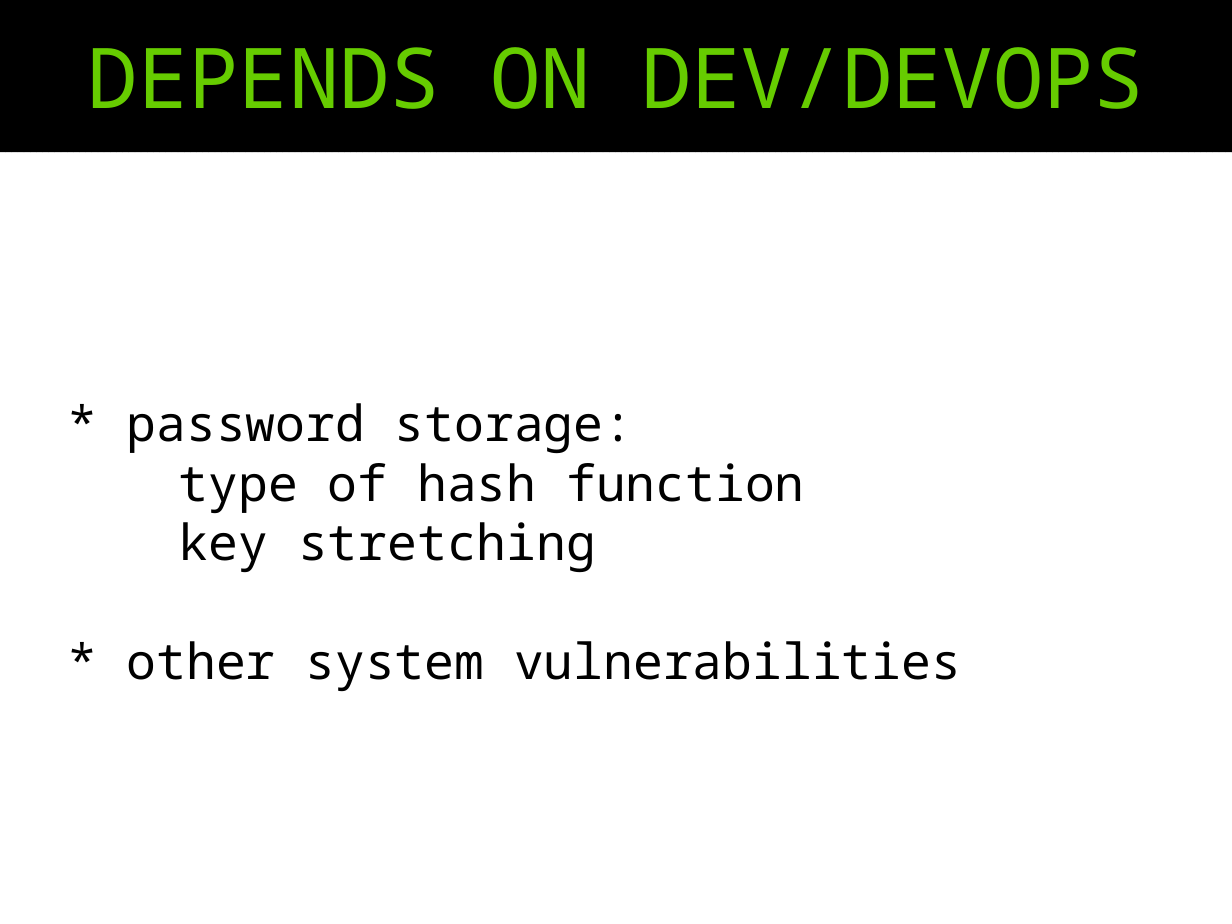
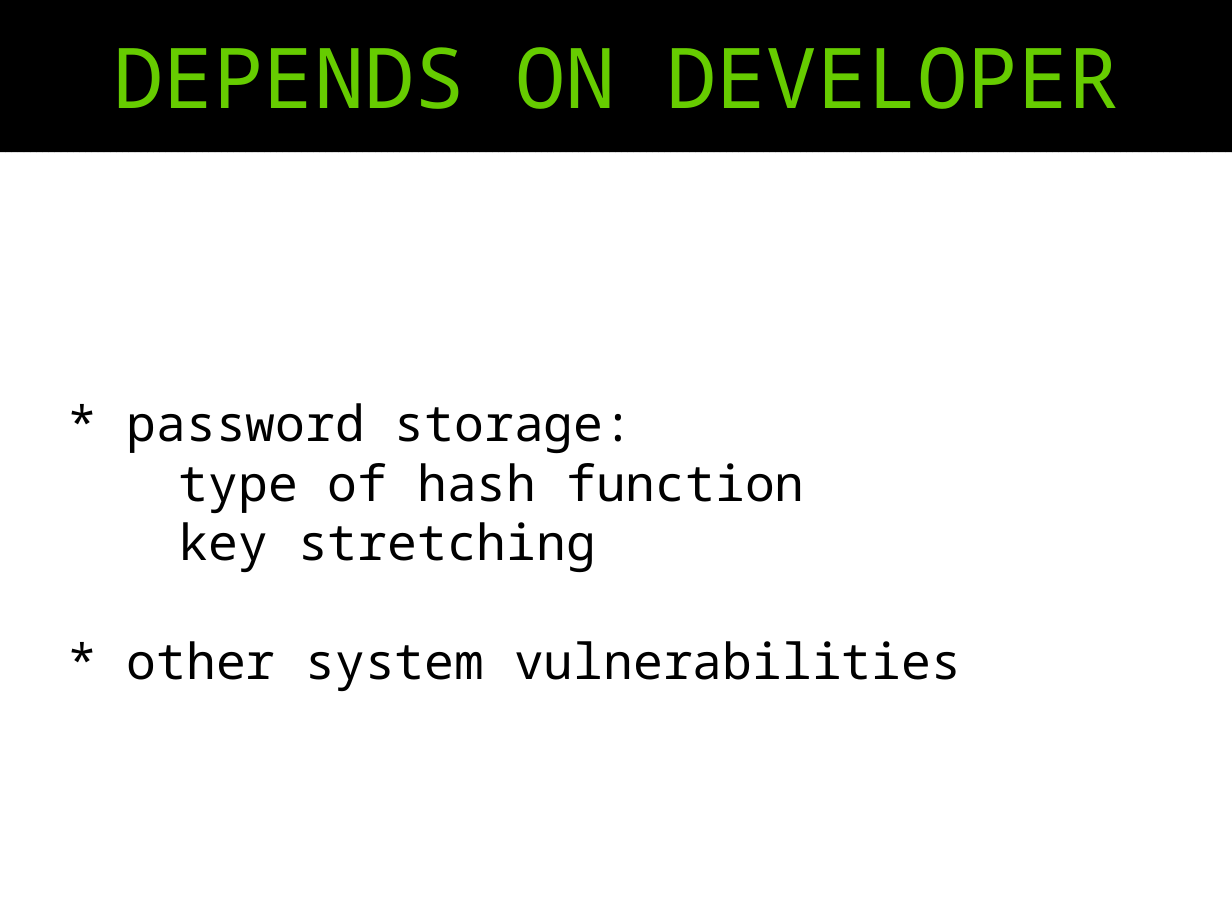
Before and after one commit to pjackowski/presentations, a slide deck: slide 18 of 04-password-security/04-password-security-slides.odp (slide 15 before the commit). Drawn at 1232x924 pixels with LibreOffice and Linux fonts; fonts in the diff are those of the drawing. Boxes give left, top, right and bottom in pixels: in the first picture for what was removed or moved away, otherwise in the second. Text is boxed around its words. In the diff, an @@ line names an element or a change of style, - is before the commit and + after.

```diff
--- a/04-password-security/04-password-security-slides.odp
+++ b/04-password-security/04-password-security-slides.odp
@@ title at box(113, 47, 1119, 109): text changed @@
-DEPENDS ON DEV/DEVOPS
+DEPENDS ON DEVELOPER
```
Also in this commit, not shown: 6 other slides changed.
